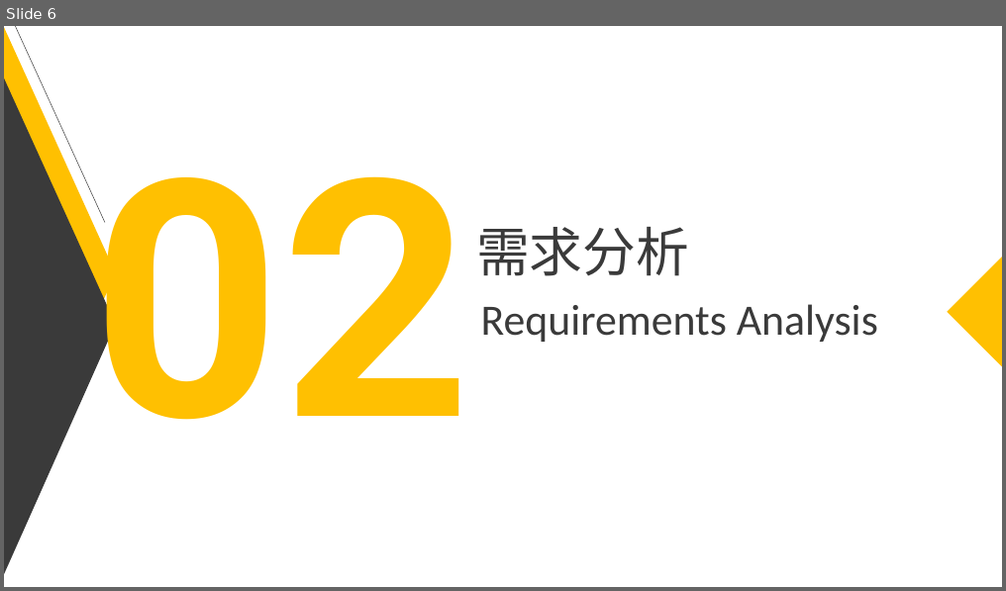
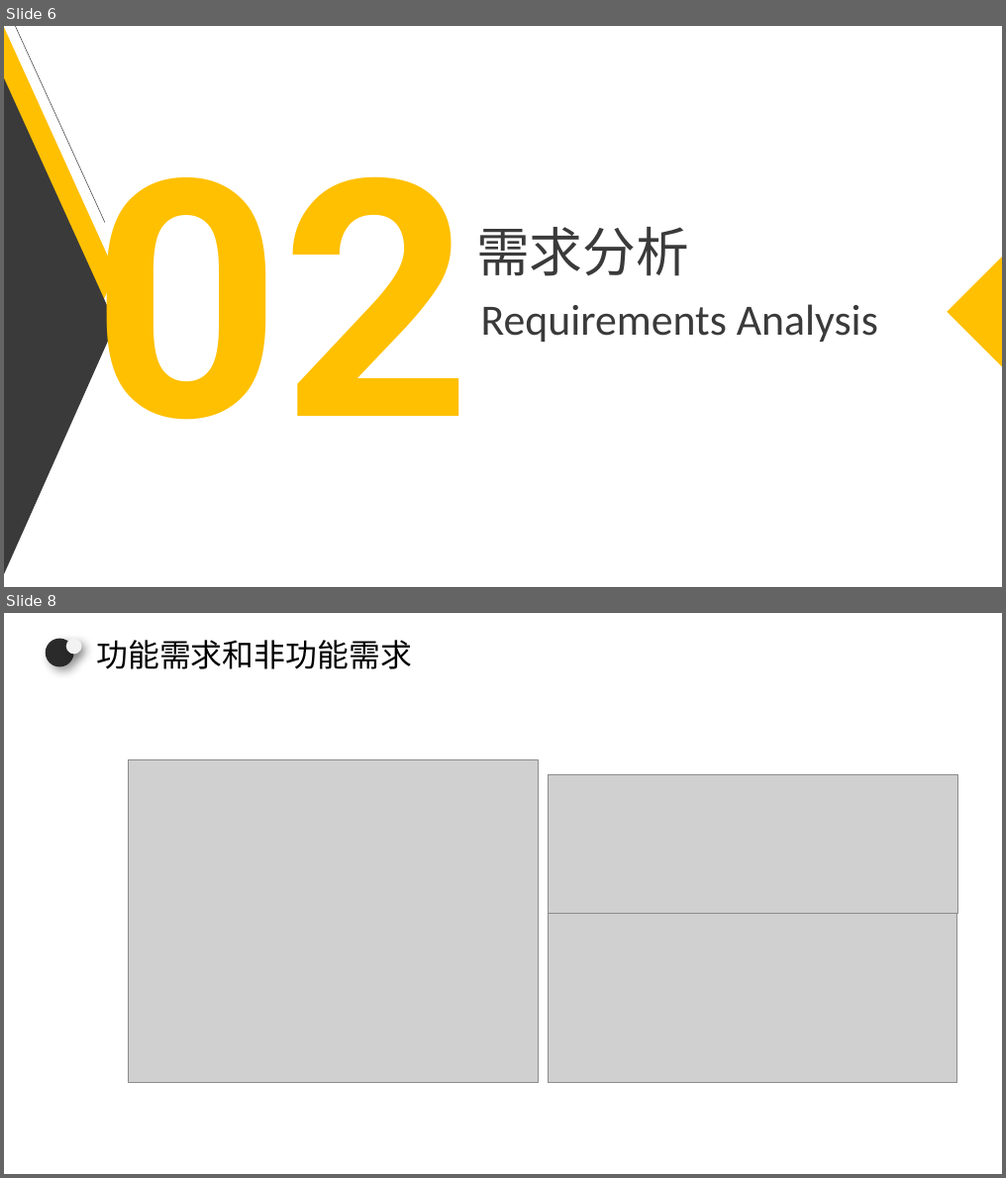
Before and after one commit to zszdxasdf/zhizhang, a slide deck: 需求分析/SE2020-G14-软件需求说明(SRS)0.2/SE2020-G14-软件需求规格说明(SRS)0.2.pptx. Shown one above the other, each under a label of ours: slide 6 before the commit, slides 6 and 8 after it; the slides between them are not shown. The pictures are 1006x591 and 1006x1178 pixels, drawn with LibreOffice and Linux fonts; fonts in the diff are those of the drawing; grey boxes stand for pictures. Boxes give left, top, right and bottom in pixels: in the first picture for what was removed or moved away, otherwise in the second. Text is boxed around its words. In the diff, an @@ line names an element or a change of style, - is before the commit and + after.

```diff
--- a/需求分析/SE2020-G14-软件需求说明(SRS)0.2/SE2020-G14-软件需求规格说明(SRS)0.2.pptx
+++ b/需求分析/SE2020-G14-软件需求说明(SRS)0.2/SE2020-G14-软件需求规格说明(SRS)0.2.pptx
@@ slide 8 added at (4,613,1002,1174), background #FFFFFF @@
@@ ellipse added at (46,639,73,666), fill #2A2A2A @@
@@ ellipse added at (65,639,81,655), fill #F2F2F2 @@
@@ text added at (96,640,412,669), 32 pt, text #000000 @@
+功能需求和非功能需求
@@ picture added at (129,760,539,1082) @@
@@ picture added at (548,774,958,913) @@
@@ picture added at (548,913,957,1082) @@
```
Also in this commit, not shown: 6 slides changed, 1 other slide added, 4 slides removed.
